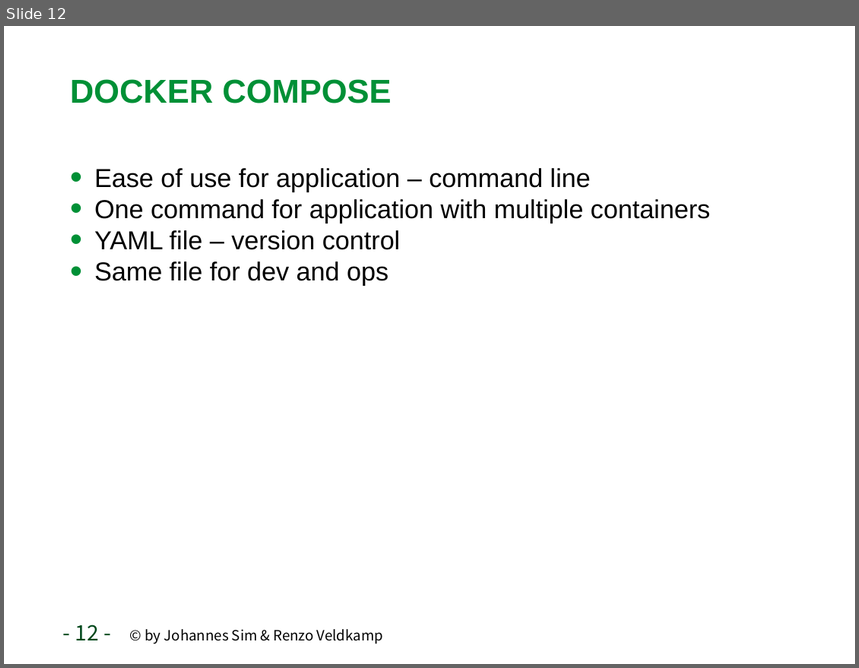
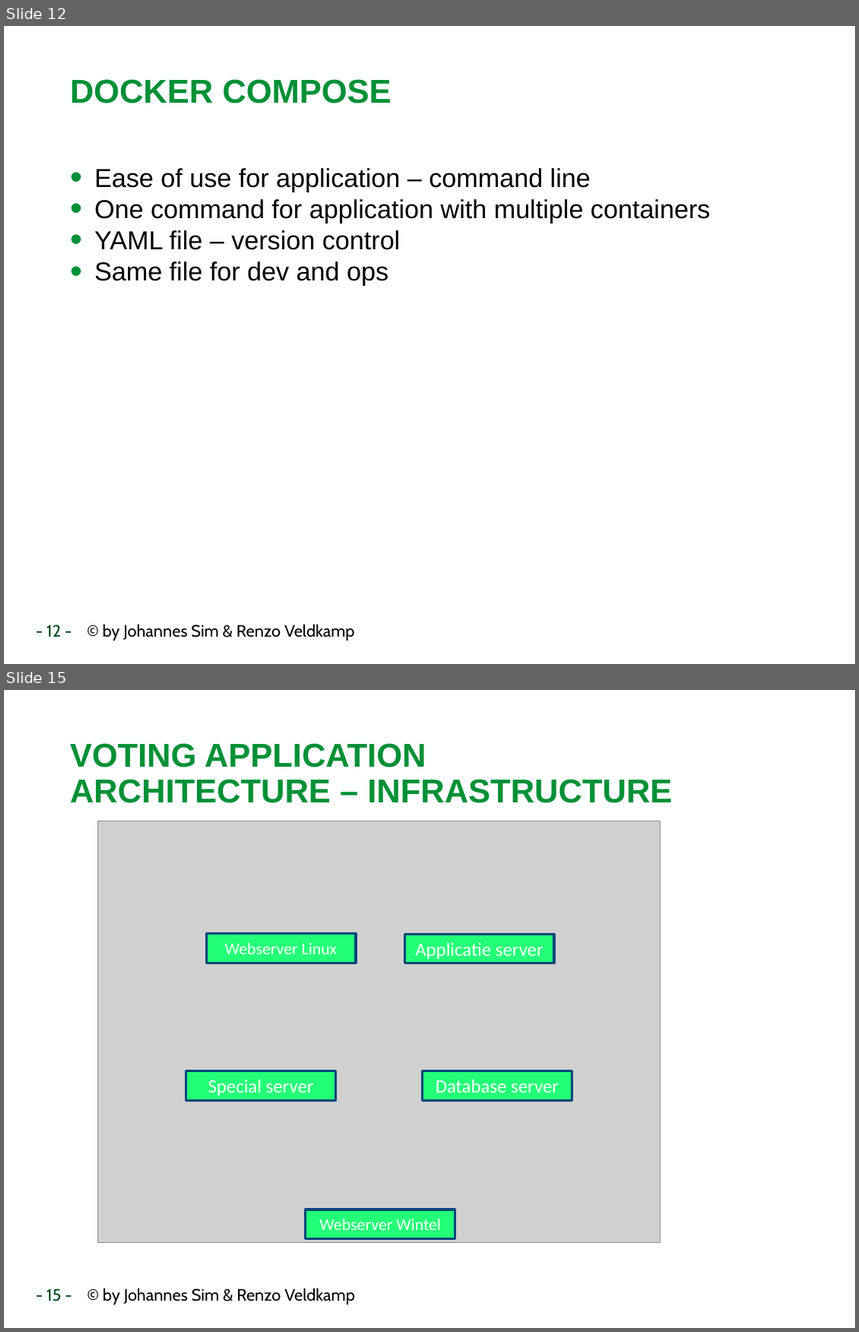
Before and after one commit to RenzoVeldkamp/MicroContainer, a slide deck: Presentatie/Docker102.pptx. Shown one above the other, each under a label of ours: slide 12 before the commit, slides 12 and 15 after it; the slides between them are not shown. The pictures are 859x668 and 859x1332 pixels, drawn with LibreOffice and Linux fonts; fonts in the diff are those of the drawing; grey boxes stand for pictures; background and template pictures are left out. Boxes give left, top, right and bottom in pixels: in the first picture for what was removed or moved away, otherwise in the second. Text is boxed around its words. In the diff, an @@ line names an element or a change of style, - is before the commit and + after.

```diff
--- a/Presentatie/Docker102.pptx
+++ b/Presentatie/Docker102.pptx
@@ slide 15 added at box(4, 690, 855, 1328), background #FFFFFF; not listed: 1 template element that a slide beside it also shows @@
@@ title added at box(70, 743, 672, 803), 28 pt, text #009036, bold @@
+VOTING APPLICATION
+ARCHITECTURE – INFRASTRUCTURE
@@ picture added at box(97, 821, 661, 1243) @@
@@ rectangle added at box(207, 934, 357, 964), fill #23FF76, outline #00467C 2 pt, 14 pt, text #FFFFFF @@
+Webserver Linux
@@ rectangle added at box(405, 934, 555, 964), fill #23FF76, outline #00467C 2 pt, 16 pt, text #FFFFFF @@
+Applicatie server
@@ rectangle added at box(186, 1072, 336, 1100), fill #23FF76, outline #00467C 2 pt, 16 pt, text #FFFFFF @@
+Special server
@@ rectangle added at box(423, 1072, 572, 1100), fill #23FF76, outline #00467C 2 pt, 16 pt, text #FFFFFF @@
+Database server
@@ rectangle added at box(305, 1210, 455, 1239), fill #23FF76, outline #00467C 2 pt, 14 pt, text #FFFFFF @@
+Webserver Wintel
@@ slide 12 changed as well @@
@@ text: place and size @@
-text at box(75, 625, 383, 645)
+text at box(47, 624, 355, 641)
@@ text at box(47, 624, 355, 641): size 18 to 14 pt in "- 12 -"; size 12 to 14 pt in "© by Johannes Sim & Renzo Veldkamp"; font Noto Sans CJK SC to Cabin @@
```
Also in this commit, not shown: 11 other slides changed, 10 other slides added, 5 other files.
